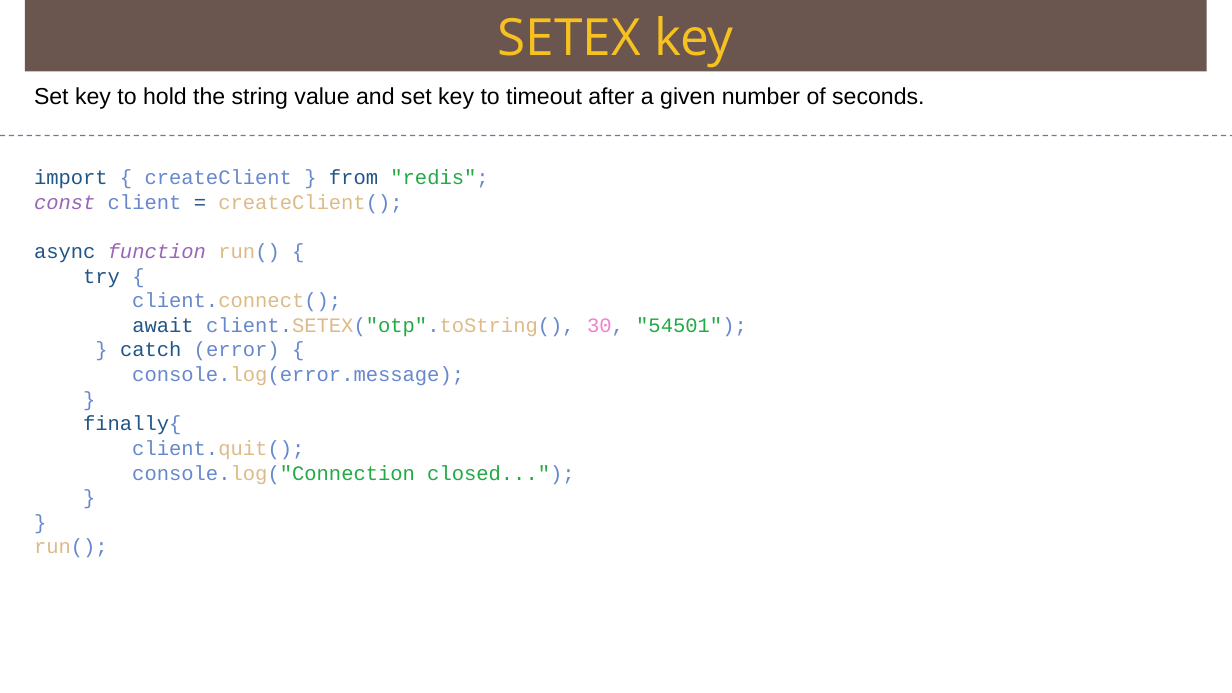
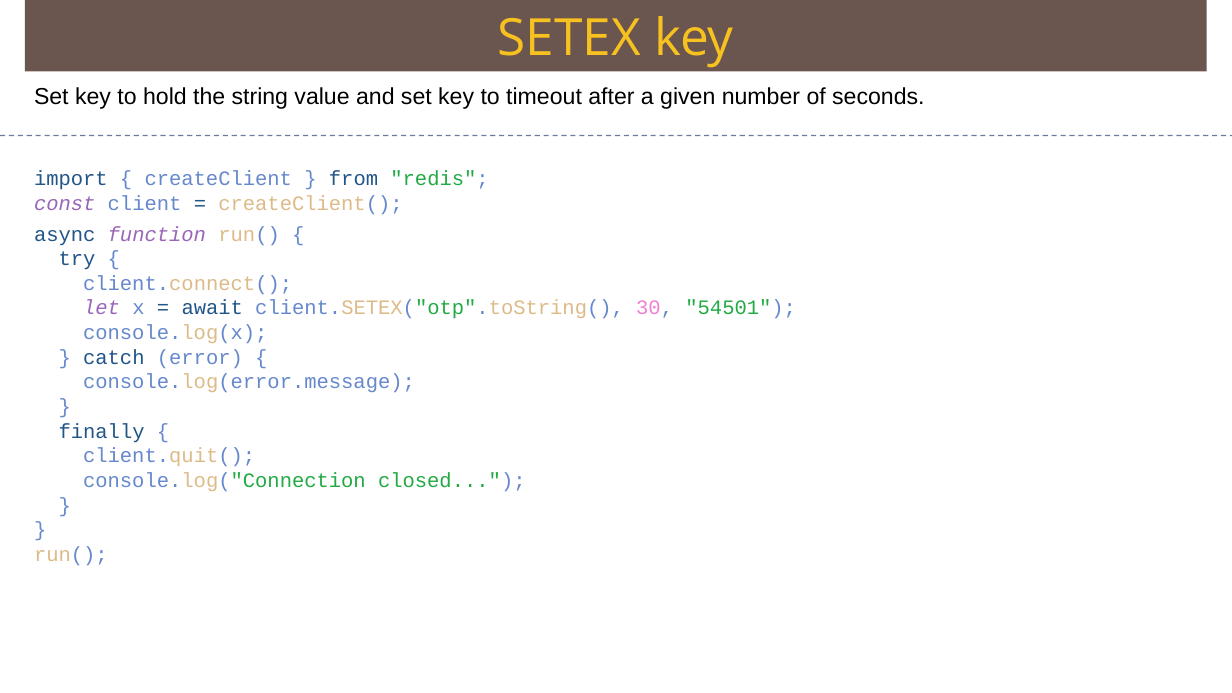
Before and after one commit to Saleel-Bagde/PPT-s, a slide deck: slide 105 of redis Ver2.pptx. Drawn at 1232x693 pixels with LibreOffice and Linux fonts; fonts in the diff are those of the drawing. Boxes give left, top, right and bottom in pixels: in the first picture for what was removed or moved away, otherwise in the second. Text is boxed around its words. In the diff, an @@ line names an element or a change of style, - is before the commit and + after.

```diff
--- a/redis Ver2.pptx
+++ b/redis Ver2.pptx
@@ text at box(83, 300, 796, 344): text changed @@
-await client.SETEX("otp".toString(), 30, "54501");
+let x = await client.SETEX("otp".toString(), 30, "54501");
+console.log(x);
@@ text at box(59, 423, 145, 443): spaces changed @@
-finally{
+finally {
```
